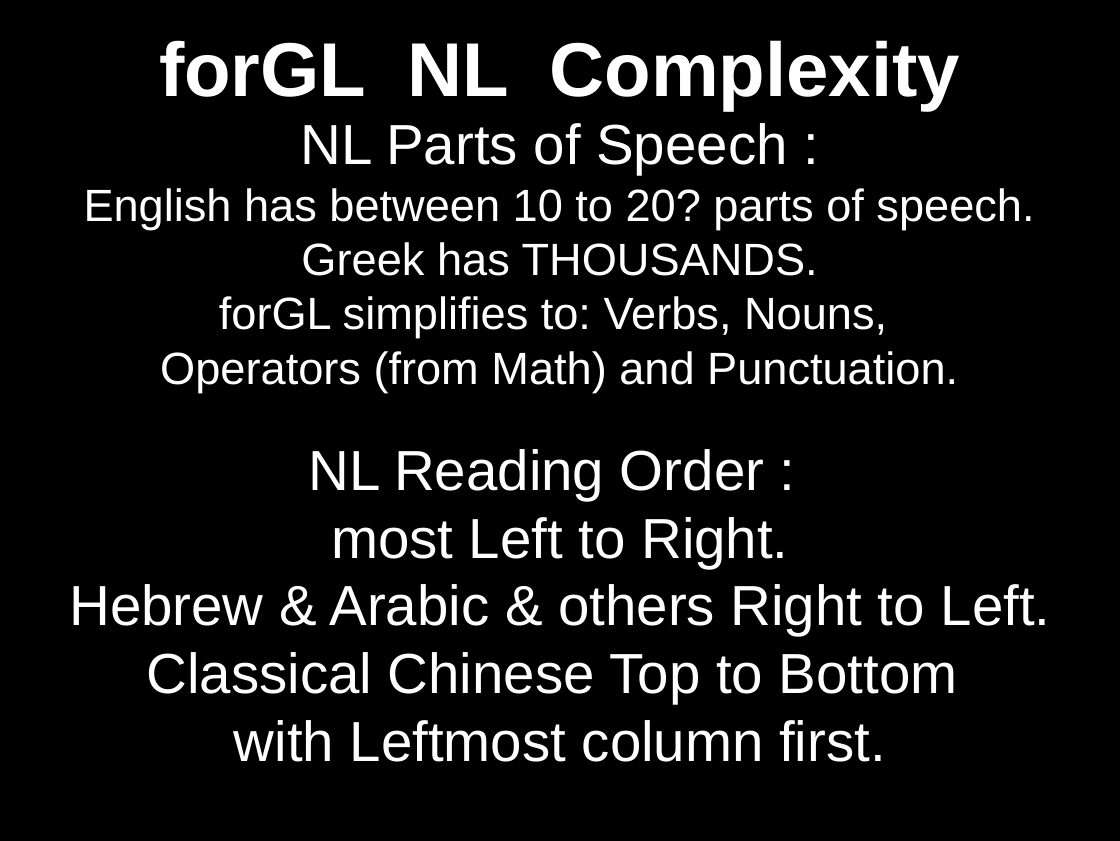
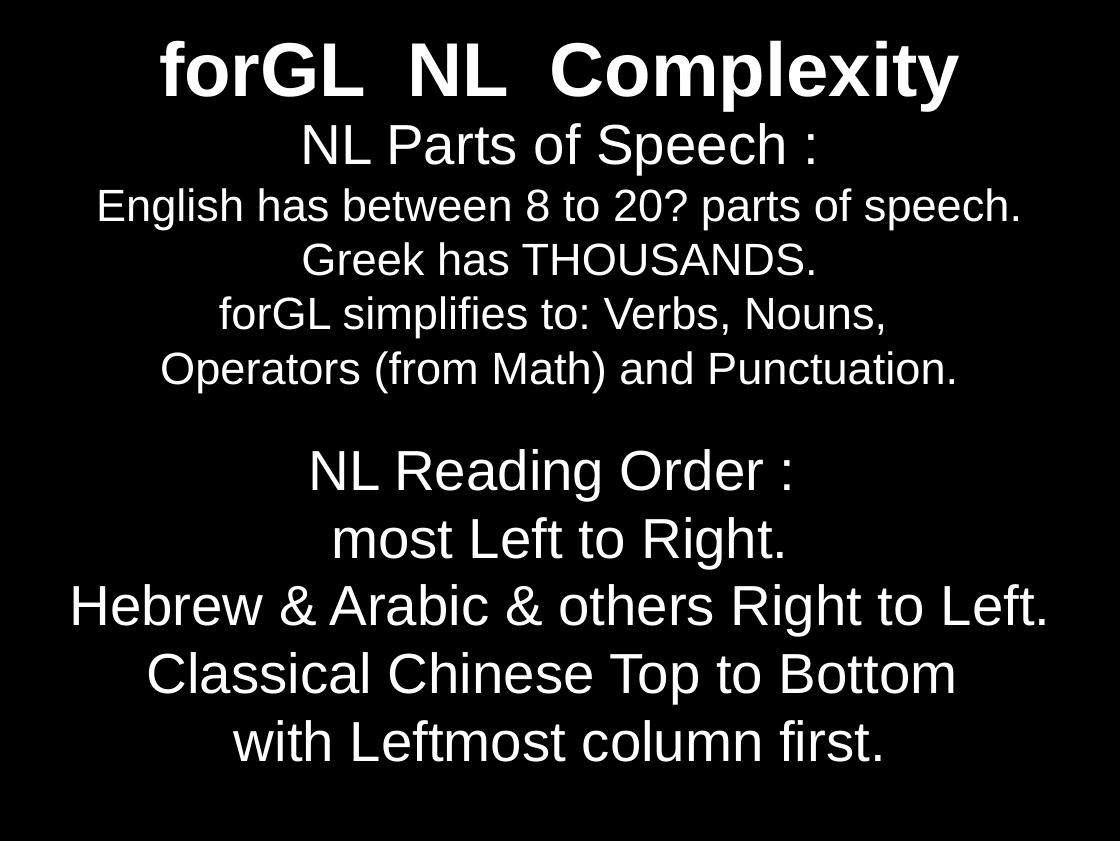
Before and after one commit to RMax2015/forGL, a slide deck: slide 10 of Docs/Presentations/src/forGL_at_Haxe_US_2019.odp (slide 7 before the commit). Drawn at 1120x841 pixels with LibreOffice and Linux fonts; fonts in the diff are those of the drawing. Boxes give left, top, right and bottom in pixels: in the first picture for what was removed or moved away, otherwise in the second. Text is boxed around its words. In the diff, an @@ line names an element or a change of style, - is before the commit and + after.

```diff
--- a/Docs/Presentations/src/forGL_at_Haxe_US_2019.odp
+++ b/Docs/Presentations/src/forGL_at_Haxe_US_2019.odp
@@ subtitle at (96, 188, 1022, 230): text changed @@
-English has between 10 to 20? parts of speech.
+English has between 8 to 20? parts of speech.
```
Also in this commit, not shown: 7 other slides changed, 6 slides added.
